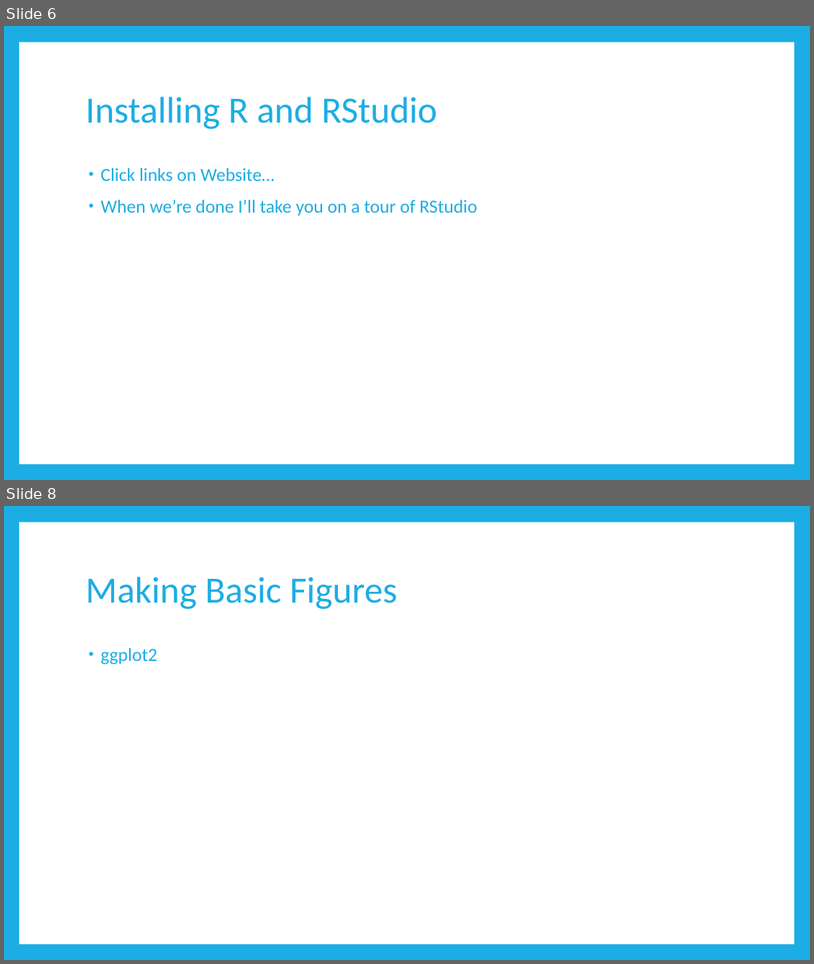
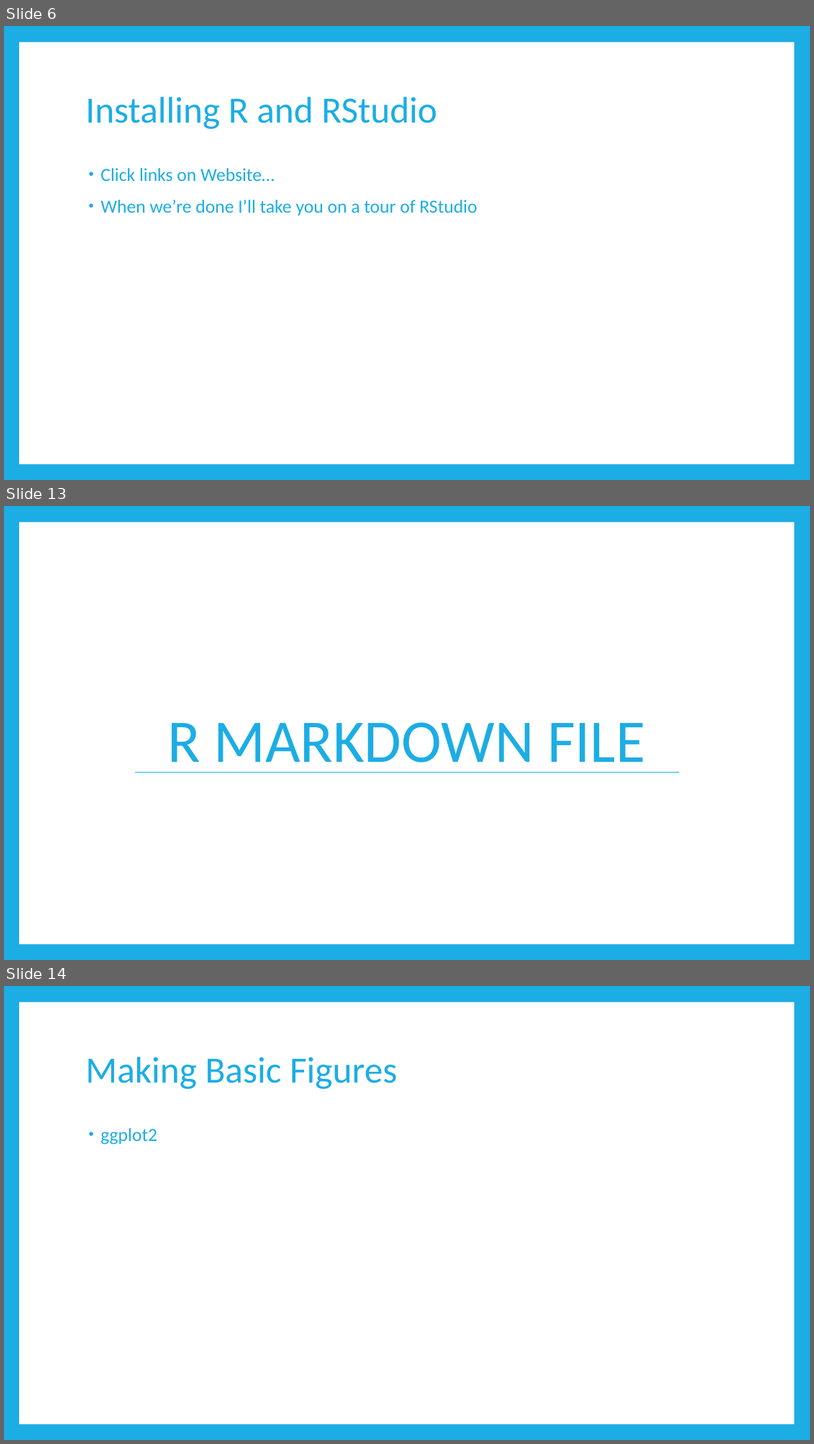
Before and after one commit to RandiLGarcia/smith-r-workshop, a slide deck: docs/Day 1 Slides.pptx. Shown one above the other, each under a label of ours: slides 6 and 8 before the commit, slides 6, 13 and 14 after it; the slides between them are not shown. The pictures are 814x964 and 814x1444 pixels, drawn with LibreOffice and Linux fonts; fonts in the diff are those of the drawing. Boxes give left, top, right and bottom in pixels: in the first picture for what was removed or moved away, otherwise in the second. Text is boxed around its words. In the diff, an @@ line names an element or a change of style, - is before the commit and + after.

```diff
--- a/docs/Day 1 Slides.pptx
+++ b/docs/Day 1 Slides.pptx
@@ slide 13 added at [4,506,810,960], background #1CADE4; not listed: 1 template element that a slide beside it also shows @@
@@ title added at [167,722,646,772], 72 pt, text #1CADE4 @@
+R MARKDOWN FILE
@@ line added from (135, 772) to (680, 772), #1CADE4 0.79 pt @@
@@ what was slide 8 is now slide 14 @@
```
Also in this commit, not shown: 1 slide changed, 5 other slides added, 6 other files.
